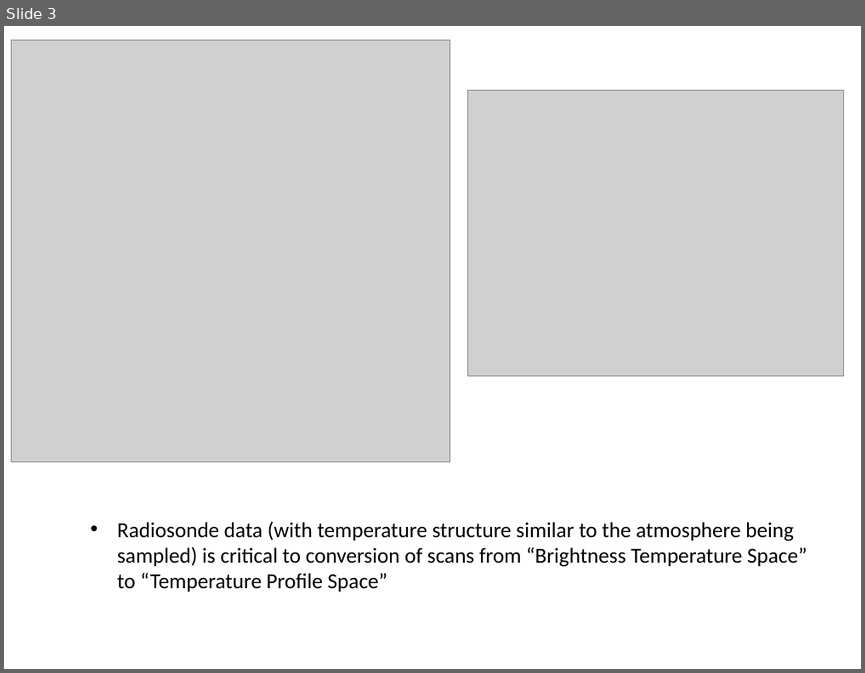
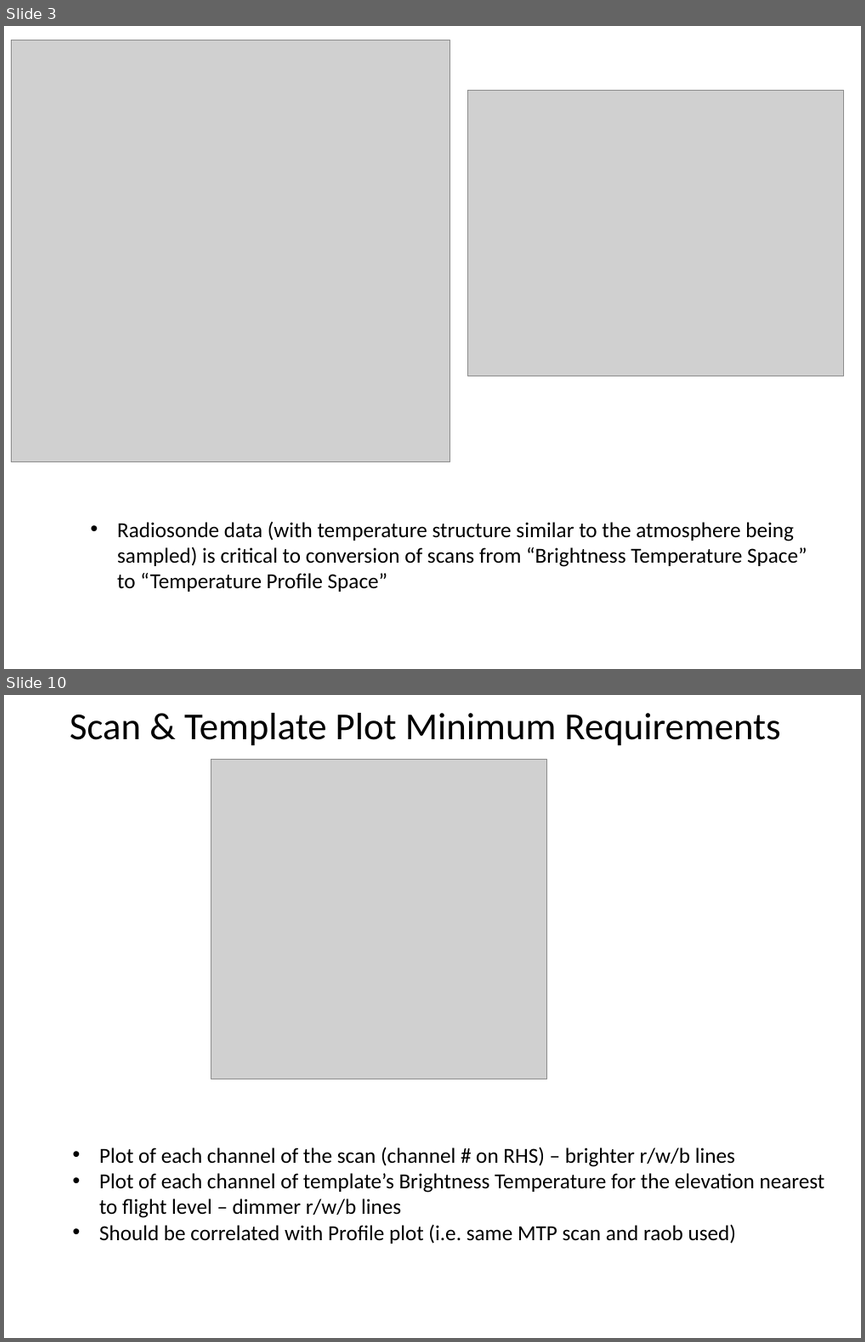
Before and after one commit to NCAR/nimbus, a slide deck: instruments/mtp/doc/MTP_Brainstorming_Mar_2015.pptx. Shown one above the other, each under a label of ours: slide 3 before the commit, slides 3 and 10 after it; the slides between them are not shown. The pictures are 865x673 and 865x1342 pixels, drawn with LibreOffice and Linux fonts; fonts in the diff are those of the drawing; grey boxes stand for pictures. Boxes give left, top, right and bottom in pixels: in the first picture for what was removed or moved away, otherwise in the second. Text is boxed around its words. In the diff, an @@ line names an element or a change of style, - is before the commit and + after.

```diff
--- a/instruments/mtp/doc/MTP_Brainstorming_Mar_2015.pptx
+++ b/instruments/mtp/doc/MTP_Brainstorming_Mar_2015.pptx
@@ slide 10 added at box(4, 695, 861, 1338), background #FFFFFF @@
@@ text added at box(69, 713, 780, 746), 32 pt, text #000000 @@
+Scan & Template Plot Minimum Requirements
@@ picture added at box(211, 760, 547, 1079) @@
@@ text added at box(99, 1146, 825, 1243), 18 pt, text #000000 @@
+• Plot of each channel of the scan (channel # on RHS) – brighter r/w/b lines
+• Plot of each channel of template’s Brightness Temperature for the elevation nearest to flight level – dimmer r/w/b lines
+• Should be correlated with Profile plot (i.e. same MTP scan and raob used)
```
Also in this commit, not shown: 4 slides changed, 3 other slides added.
